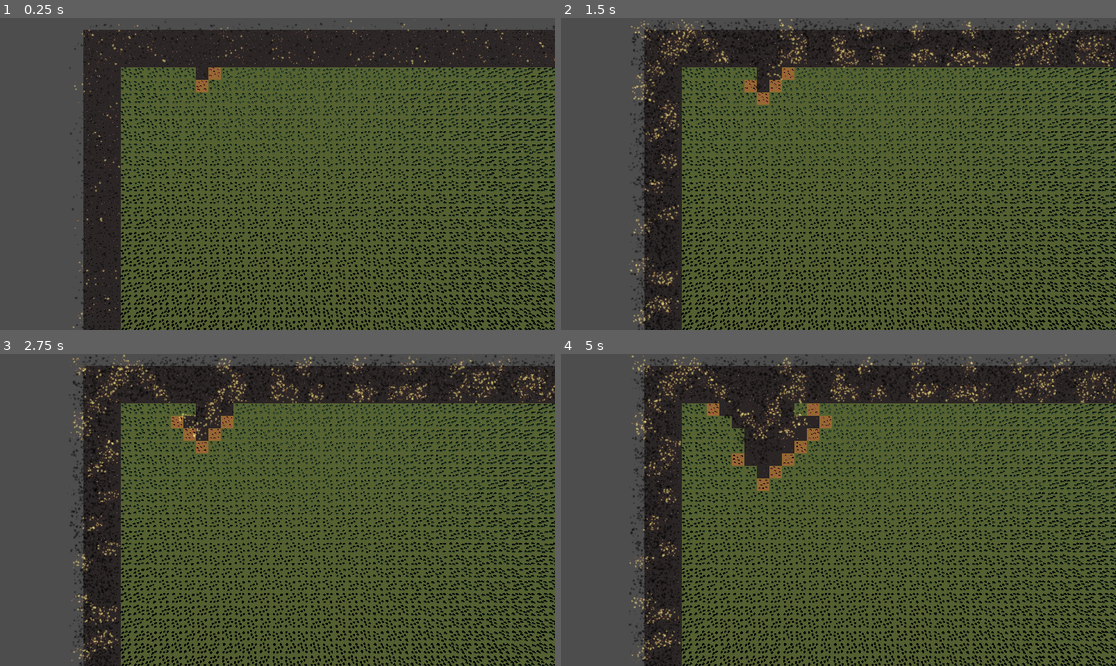
Above: before the commit, frames 1-4 (two rows, left to right).
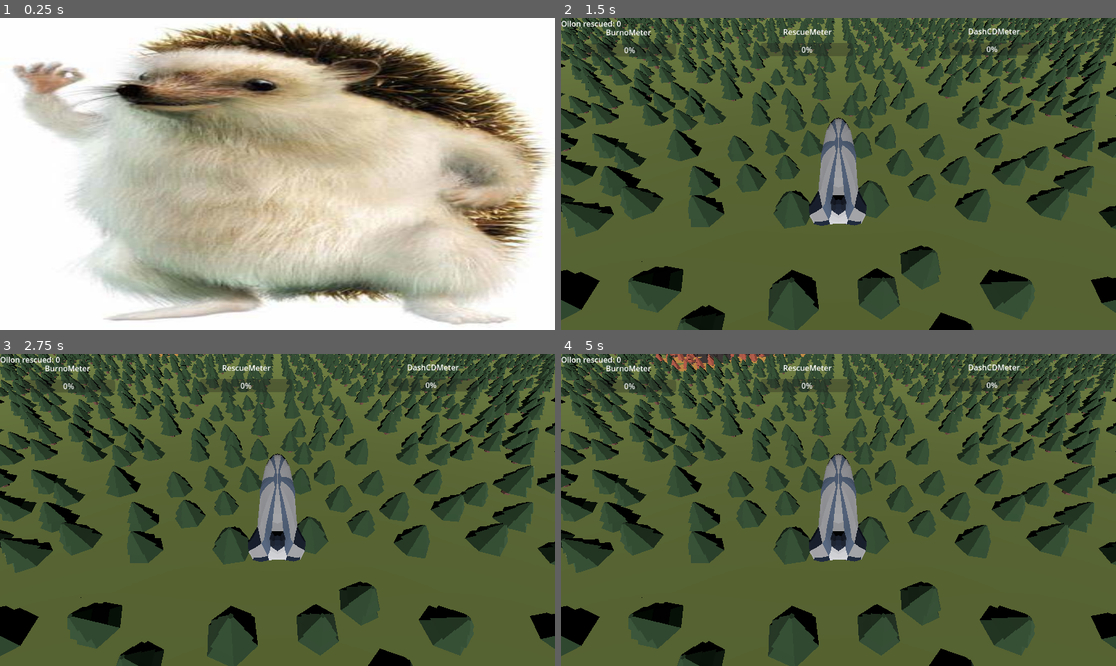
Above: after the commit, the same moments.

Repository: Piggward/JamesGlass
Game: Godot game, scene res://Scenes/start_Screen.tscn
Same seed, same stepped clock (60 frames per second), same inputs: the game is played once before the commit and once after it. Before the commit the project starts from res://Scenes/game_manager.tscn.
Inputs (mouse positions are in pixels of both pictures, inside the frame that each line leads up to):
- Up to frame 1 (0.25 s): no input
- Up to frame 2 (1.5 s): click (838, 258) at 0.52 s; tap Enter (ui_accept) at 1.25 s; hold Right (ui_right) from 1.28 s (still down); hold Shift (shift) from 1.28 s (still down)
- Up to frame 3 (2.75 s): tap Enter (ui_accept) at 1.52, 2.27 s; release Right (ui_right) at 2.03 s; release Shift (shift) at 2.03 s; hold Left (ui_left) from 2.03 s (still down); tap Shift (shift) at 2.1 s
- Up to frame 4 (5 s): release Left (ui_left) at 2.78 s; hold Right (ui_right) 2.78-3.53 s; hold Shift (shift) 2.78-3.53 s; hold Up (ui_up) 3.53-4.28 s; tap Shift (shift) at 3.6 s; tap Enter (ui_accept) at 3.77, 4.52 s; hold Left (ui_left) from 4.28 s (still down); hold Shift (shift) from 4.28 s (still down)

The runs differ from the first frame. In frame 1, 98% of the frame differs, in the area x 0-100%, y 0-100%; in frame 2, 61%; in frame 3, 61%; in frame 4, 63%.
Error after the commit: Parse Error: Class "Player" hides a global script class. (res://Scripts/player.gd:1)

Commit message:
Add super simple StartScreen

Diff:
--- /dev/null
+++ b/Scenes/start_Screen.tscn
@@ -0,0 +1,39 @@
+[gd_scene load_steps=4 format=3 uid="uid://cu7d7m2t5qsoq"]
+
+[ext_resource type="Script" path="res://Scripts/start_screen.gd" id="1_yevkx"]
+[ext_resource type="Texture2D" uid="uid://1tey308udjjb" path="res://Assets/logo.jpeg" id="2_dtuqb"]
+[ext_resource type="Texture2D" uid="uid://5ye0nvvxw4av" path="res://Assets/start.png" id="3_donnk"]
+
+[node name="TitleScreen" type="Control"]
+layout_mode = 3
+anchors_preset = 15
+anchor_right = 1.0
+anchor_bottom = 1.0
+grow_horizontal = 2
+grow_vertical = 2
+script = ExtResource("1_yevkx")
+
+[node name="Background" type="TextureRect" parent="."]
+layout_mode = 1
+anchors_preset = 15
+anchor_right = 1.0
+anchor_bottom = 1.0
+grow_horizontal = 2
+grow_vertical = 2
+texture = ExtResource("2_dtuqb")
+
+[node name="StartButton" type="TextureButton" parent="."]
+layout_mode = 1
+anchors_preset = 7
+anchor_left = 0.5
+anchor_top = 1.0
+anchor_right = 0.5
+anchor_bottom = 1.0
+offset_left = -150.0
+offset_top = -300.0
+offset_right = 150.0
+grow_horizontal = 2
+grow_vertical = 0
+texture_normal = ExtResource("3_donnk")
+
+[connection signal="pressed" from="StartButton" to="." method="_on_start_button_pressed"]
--- /dev/null
+++ b/Scripts/start_screen.gd
@@ -0,0 +1,6 @@
+extends Control
+
+var game_scene = preload("res://Scenes/player.tscn")
+
+func _on_start_button_pressed():
+	get_tree().change_scene_to_file("res://Scenes/player.tscn")
--- a/project.godot
+++ b/project.godot
@@ -11,7 +11,7 @@
 [application]
 
 config/name="JamesGlass"
-run/main_scene="res://Scenes/game_manager.tscn"
+run/main_scene="res://Scenes/start_Screen.tscn"
 config/features=PackedStringArray("4.3", "Mobile")
 config/icon="res://icon.svg"
 
Binary file added: Assets/logo.jpeg
Not shown, added: Assets/logo.jpeg.import
